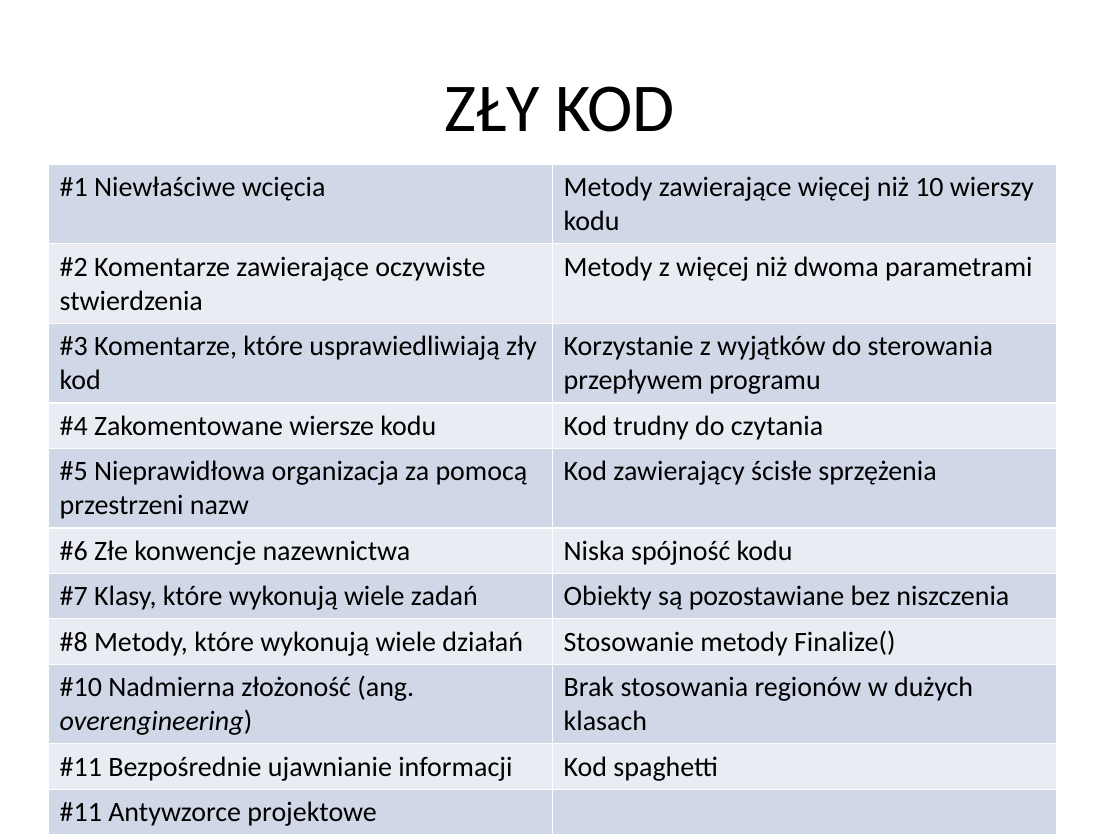
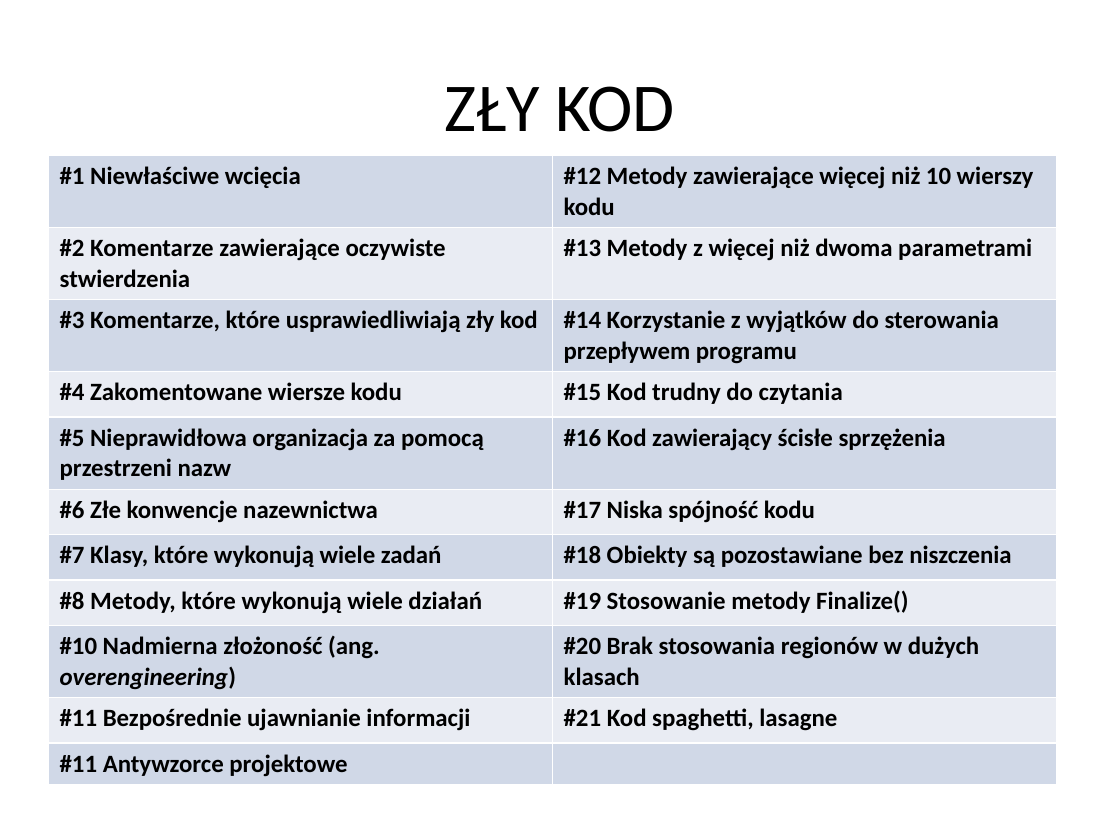
Before and after one commit to vantale/SOLID, a slide deck: slide 24 of CleanCode/Docs/Wprowadzenie do SOLID&CleanCode.pptx (slide 22 before the commit). Drawn at 1120x840 pixels with LibreOffice and Linux fonts; fonts in the diff are those of the drawing. Boxes give left, top, right and bottom in pixels: in the first picture for what was removed or moved away, otherwise in the second. Text is boxed around its words. In the diff, an @@ line names an element or a change of style, - is before the commit and + after.

Commit message:
16/04/2023

```diff
--- a/CleanCode/Docs/Wprowadzenie do SOLID&CleanCode.pptx
+++ b/CleanCode/Docs/Wprowadzenie do SOLID&CleanCode.pptx
@@ table at [48,156,1056,781] @@
-row 1, column 2: Metody zawierające więcej niż 10 wierszy kodu
+row 1, column 2: #12 Metody zawierające więcej niż 10 wierszy kodu
-row 2, column 2: Metody z więcej niż dwoma parametrami
+row 2, column 2: #13 Metody z więcej niż dwoma parametrami
-row 3, column 2: Korzystanie z wyjątków do sterowania przepływem programu
+row 3, column 2: #14 Korzystanie z wyjątków do sterowania przepływem programu
-row 4, column 2: Kod trudny do czytania
+row 4, column 2: #15 Kod trudny do czytania
-row 5, column 2: Kod zawierający ścisłe sprzężenia
+row 5, column 2: #16 Kod zawierający ścisłe sprzężenia
-row 6, column 2: Niska spójność kodu
+row 6, column 2: #17 Niska spójność kodu
-row 7, column 2: Obiekty są pozostawiane bez niszczenia
+row 7, column 2: #18 Obiekty są pozostawiane bez niszczenia
-row 8, column 2: Stosowanie metody Finalize()
+row 8, column 2: #19 Stosowanie metody Finalize()
-row 9, column 2: Brak stosowania regionów w dużych klasach
+row 9, column 2: #20 Brak stosowania regionów w dużych klasach
-row 10, column 2: Kod spaghetti
+row 10, column 2: #21 Kod spaghetti, lasagne
@@ size 18 to 16 pt, bold on in "#1 Niewłaściwe wcięcia", "#2 Komentarze zawierające oczywiste stwierdzenia", "#3 Komentarze, które usprawiedliwiają zły kod", "#4 Zakomentowane wiersze kodu" and 7 more places @@
@@ table: place and size @@
-table at [48,165,1056,830]
+table at [48,156,1056,781]
```
Also in this commit, not shown: 1 other slide changed, 10 slides added.
